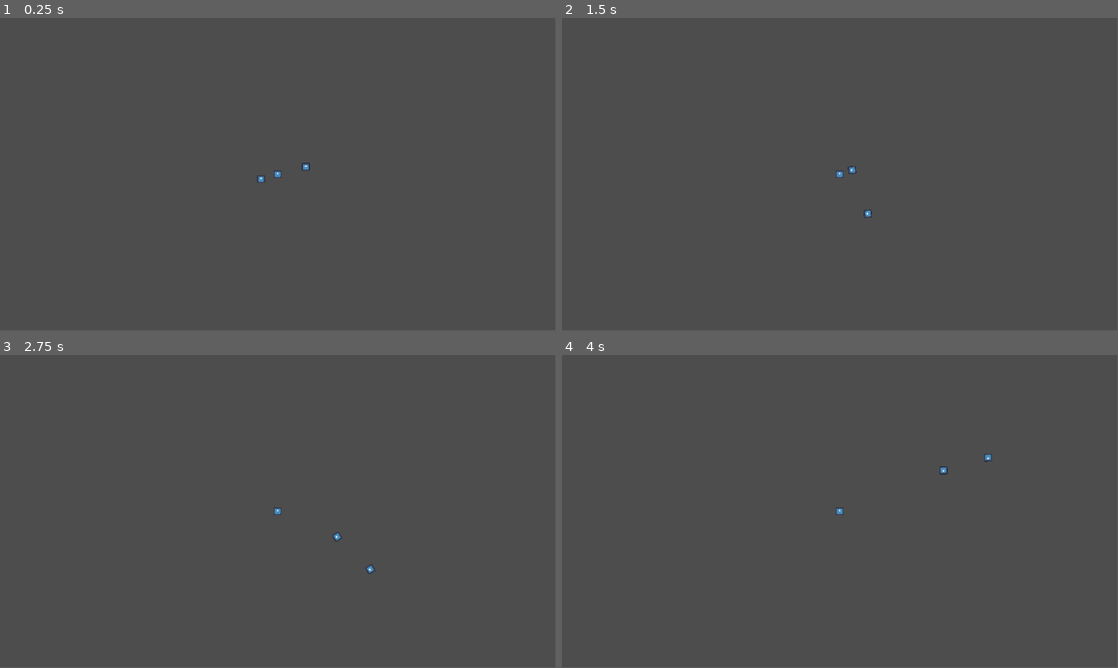
Above: before the commit, frames 1-4 (two rows, left to right).
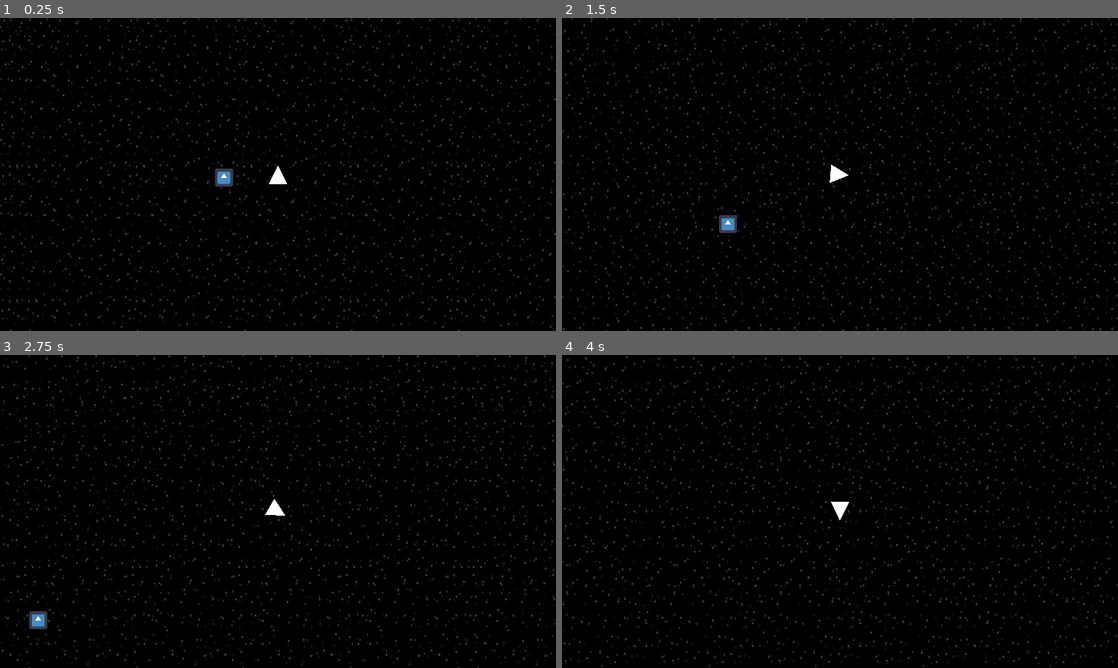
Above: after the commit, the same moments.

Repository: trevormhighfill/Spaceship-game
Game: Godot game, scene res://main.tscn
Two runs of this game, one before a commit and one after it. Both use one fixed random seed, a clock stepped at 60 frames per second and the inputs below. The engine's default icon, where the game draws it, is replaced by a stand-in: a white triangle on a blue panel in a dark square.
Inputs (mouse positions are in pixels of both pictures, inside the frame that each line leads up to):
- Up to frame 1 (0.25 s): no input
- Up to frame 2 (1.5 s): tap Enter at 0.5 s; move the mouse to (962, 158) at 0.52 s; hold D (rotate_right) 0.53-1.28 s; hold W (foward) 0.53-1.28 s; move the mouse to (728, 190) at 1.27 s; hold A (rotate_left) from 1.28 s (still down); tap W (foward) at 1.35 s
- Up to frame 3 (2.75 s): move the mouse to (333, 442) at 2.02 s; release A (rotate_left) at 2.03 s; hold D (rotate_right) from 2.03 s (still down); hold W (foward) from 2.03 s (still down)
- Up to frame 4 (4 s): move the mouse to (812, 574) at 2.77 s; release W (foward) at 2.78 s; tap W (foward) at 2.85 s; move the mouse to (1006, 558) at 3.52 s; release D (rotate_right) at 3.53 s; hold A (rotate_left) from 3.53 s (still down); hold W (foward) from 3.53 s (still down)
In our replay, the window is 799x449 before the commit and 800x450 after it. These sizes can differ from the game's own. Grey fills any space a smaller window leaves; there, only what the larger window draws over its background counts as a difference.

The runs differ from the first frame. In frame 1, 99% of the frame differs, in the area x 0-100%, y 0-100%; in frame 2, 99%; in frame 3, 99%; in frame 4, 99%.

Commit message:
ART
Added art for the ship and a working 3 layer parallax background and finally decided on if the camera should follow the rotation or not (i decided not)

Diff:
--- /dev/null
+++ b/Camera2D.gd
@@ -0,0 +1,7 @@
+extends Camera2D
+
+
+func _unhandled_input(event) -> void:
+	if event is InputEventMouseMotion:
+		if event.button_mask == MOUSE_BUTTON_MASK_MIDDLE:
+			position -= event.relative / zoom
--- a/CharacterBody2D.gd
+++ b/CharacterBody2D.gd
@@ -11,7 +11,6 @@
 #var aim = get_global_transform().basis
 
 func _physics_process(delta):
-	print(velocity)
 
 	# Get the input direction and handle the movement/deceleration.
 	# As good practice, you should replace UI actions with custom gameplay actions.
--- a/main.tscn
+++ b/main.tscn
@@ -1,17 +1,24 @@
-[gd_scene load_steps=3 format=3 uid="uid://cbpado6vgb8ep"]
+[gd_scene load_steps=5 format=3 uid="uid://cbpado6vgb8ep"]
 
 [ext_resource type="PackedScene" uid="uid://ceh1es7i0ljmn" path="res://ship.tscn" id="1_7bty8"]
 [ext_resource type="Texture2D" uid="uid://gscdrnm1mp61" path="res://icon.svg" id="2_60ffx"]
+[ext_resource type="PackedScene" uid="uid://bed4r2auk2t8" path="res://parallax_background.tscn" id="3_ogkwt"]
+[ext_resource type="Script" path="res://Camera2D.gd" id="4_pjncf"]
 
 [node name="Node2D" type="Node2D"]
 
 [node name="CharacterBody2D" parent="." instance=ExtResource("1_7bty8")]
-position = Vector2(545, 267)
+position = Vector2(654, 324)
 
 [node name="Icon" type="Sprite2D" parent="."]
 position = Vector2(281, 345)
 texture = ExtResource("2_60ffx")
 
-[node name="Icon2" type="Sprite2D" parent="."]
-position = Vector2(996, 150)
-texture = ExtResource("2_60ffx")
+[node name="ParallaxBackground" parent="." instance=ExtResource("3_ogkwt")]
+scroll_offset = Vector2(1, 0)
+scroll_limit_end = Vector2(0, 0)
+script = null
+
+[node name="Camera2D" type="Camera2D" parent="."]
+enabled = false
+script = ExtResource("4_pjncf")
--- /dev/null
+++ b/parallax_background.gd
@@ -0,0 +1,8 @@
+extends ParallaxBackground
+
+var scrolling_speed = 100
+
+
+
+func _process(delta):
+	scroll_offset.x -= scrolling_speed * delta
--- /dev/null
+++ b/parallax_background.tscn
@@ -0,0 +1,53 @@
+[gd_scene load_steps=4 format=3 uid="uid://bed4r2auk2t8"]
+
+[ext_resource type="Script" path="res://parallax_background.gd" id="1_6gpon"]
+[ext_resource type="Texture2D" uid="uid://cod085vb8wc3w" path="res://deep_space.png" id="1_q60bf"]
+[ext_resource type="Texture2D" uid="uid://c55hkevsgrpta" path="res://starsfull.png" id="3_iyuqw"]
+
+[node name="ParallaxBackground" type="ParallaxBackground"]
+follow_viewport_scale = 1000.0
+scroll_offset = Vector2(1, 0)
+scroll_limit_end = Vector2(1680, 725)
+scroll_ignore_camera_zoom = true
+script = ExtResource("1_6gpon")
+
+[node name="ParallaxLayer" type="ParallaxLayer" parent="."]
+motion_mirroring = Vector2(1920, 1080)
+
+[node name="DeepSpace" type="Sprite2D" parent="ParallaxLayer"]
+position = Vector2(963.5, 465)
+scale = Vector2(15.0234, 9.71875)
+texture = ExtResource("1_q60bf")
+metadata/_edit_lock_ = true
+
+[node name="ParallaxLayer2" type="ParallaxLayer" parent="."]
+rotation = -6.28319
+motion_scale = Vector2(0.3, 0.3)
+motion_mirroring = Vector2(1920, 1080)
+
+[node name="Starsfull" type="Sprite2D" parent="ParallaxLayer2"]
+self_modulate = Color(0.486275, 0.486275, 0.486275, 1)
+position = Vector2(963, 540)
+texture = ExtResource("3_iyuqw")
+
+[node name="ParallaxLayer3" type="ParallaxLayer" parent="."]
+rotation = -6.28319
+motion_scale = Vector2(0.2, 0.2)
+motion_mirroring = Vector2(1920, 1080)
+
+[node name="Starsfull2" type="Sprite2D" parent="ParallaxLayer3"]
+self_modulate = Color(0.329412, 0.329412, 0.329412, 1)
+position = Vector2(963, 540)
+texture = ExtResource("3_iyuqw")
+flip_v = true
+
+[node name="ParallaxLayer4" type="ParallaxLayer" parent="."]
+rotation = -6.28319
+motion_scale = Vector2(0.1, 0.1)
+motion_mirroring = Vector2(1920, 1080)
+
+[node name="Starsfull3" type="Sprite2D" parent="ParallaxLayer4"]
+self_modulate = Color(0.168627, 0.168627, 0.168627, 1)
+position = Vector2(963, 540)
+texture = ExtResource("3_iyuqw")
+flip_h = true
--- a/project.godot
+++ b/project.godot
@@ -14,6 +14,13 @@
 run/main_scene="res://main.tscn"
 config/features=PackedStringArray("4.1", "Forward Plus")
 config/icon="res://icon.svg"
+
+[display]
+
+window/size/viewport_width=1920
+window/size/viewport_height=1080
+window/size/mode=3
+window/stretch/mode="viewport"
 
 [input]
 
--- a/ship.tscn
+++ b/ship.tscn
@@ -1,21 +1,22 @@
 [gd_scene load_steps=4 format=3 uid="uid://ceh1es7i0ljmn"]
 
 [ext_resource type="Script" path="res://CharacterBody2D.gd" id="1_51og0"]
-[ext_resource type="Texture2D" uid="uid://gscdrnm1mp61" path="res://icon.svg" id="2_e42b0"]
+[ext_resource type="Texture2D" uid="uid://bv7djvga5ur3y" path="res://ship.png" id="2_wyju7"]
 
 [sub_resource type="RectangleShape2D" id="RectangleShape2D_6uh6n"]
-size = Vector2(125, 121)
+size = Vector2(125, 126)
 
 [node name="CharacterBody2D" type="CharacterBody2D"]
 script = ExtResource("1_51og0")
 
 [node name="CollisionShape2D" type="CollisionShape2D" parent="."]
-position = Vector2(-0.5, 0.5)
+position = Vector2(-0.5, 3)
 shape = SubResource("RectangleShape2D_6uh6n")
 
-[node name="Icon" type="Sprite2D" parent="."]
-texture = ExtResource("2_e42b0")
+[node name="Camera2D" type="Camera2D" parent="."]
+zoom = Vector2(0.5, 0.5)
 
-[node name="Camera2D" type="Camera2D" parent="."]
-ignore_rotation = false
-zoom = Vector2(0.13, 0.13)
+[node name="Ship" type="Sprite2D" parent="."]
+position = Vector2(9.53674e-07, 3)
+scale = Vector2(0.4, 0.4)
+texture = ExtResource("2_wyju7")
Binary file added: deep_space.png
Not shown, added: deep_space.png.import
Binary file added: ship.png
Not shown, added: ship.png.import
Not shown, added: stars.png.import
Binary file added: starsfull.png
Not shown, added: starsfull.png.import
